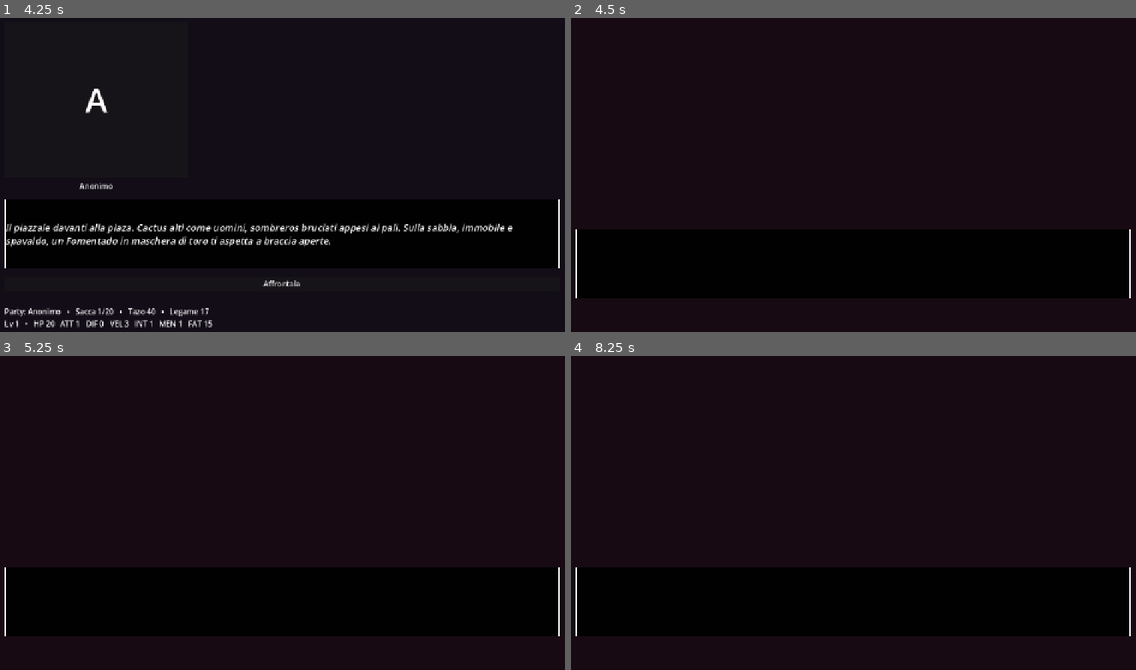
Above: before the commit, frames 1-4 (two rows, left to right).
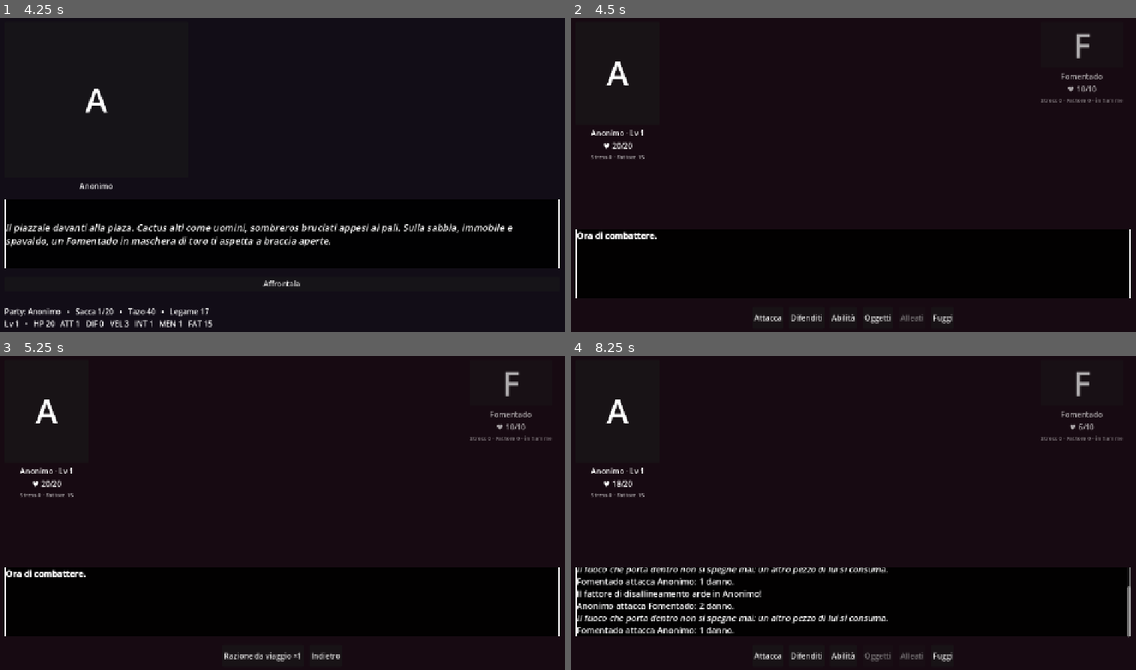
Above: after the commit, the same moments.

Repository: Rio-Chico-Devs/Carnivalz
Game: Godot game, scene res://scenes/Main.tscn
Same seed, same stepped clock (60 frames per second), same inputs: the game is played once before the commit and once after it. This scene is started directly instead of the project's main scene.
Inputs (mouse positions are in pixels of both pictures, inside the frame that each line leads up to):
- Up to frame 1 (4.25 s): click "Taglia per le dune" at 0.5 s; click "Fruga tra i resti" at 1.25 s; click "▸ Continua" at 2 s; click "▸ Continua" at 2.75 s; click "Spegnile a una a una, e respi…" at 3.5 s
- Up to frame 2 (4.5 s): click "Affrontala" at 4.25 s
- Up to frame 3 (5.25 s): click (305, 654) at 5 s, where only the run after the commit has a clickable "Oggetti"
- Up to frame 4 (8.25 s): click (836, 654) at 5.75 s, where only the run after the commit has a clickable "Razione da viaggio ×1"; tap Enter at 6.5 s; move the mouse to (983, 497) at 6.52 s; click (983, 497) at 6.67 s; click (768, 654) at 7.25 s, where only the run after the commit has a clickable "Attacca"; tap Space at 8 s; move the mouse to (734, 528) at 8.02 s; click (734, 528) at 8.17 s

Frame 1 is identical in both runs. In frame 2, 1.4% of the frame differs, in the area x 1-98%, y 4-98%; in frame 3, 1.3%; in frame 4, 4.3%, in the area x 1-100%, y 4-98%.
Error before the commit: Parse Error: Cannot infer the type of "richiesto" variable because the value doesn't have a set type. (res://scripts/Combattimento.gd:529)

Commit message:
Fix parse error: il tipo di "richiesto" non si poteva inferire
Confronto con una chiave di Dictionary (Variant), quindi il risultato non
era tipizzabile: dichiarato esplicitamente bool e id convertito a String.

Co-Authored-By: Claude Sonnet 5 <noreply@anthropic.com>
Claude-Session: https://claude.ai/code/session_01AE7uzpDH1Lo1PHb29aXJxZ

Diff:
--- a/scripts/Combattimento.gd
+++ b/scripts/Combattimento.gd
@@ -526,7 +526,7 @@
 	var solo_questo := String(passo.get("oggetto", "")) if not passo.is_empty() else ""
 	for id_oggetto in conteggio:
 		var nome: String = GameState.dati_oggetto(id_oggetto).get("nome", id_oggetto)
-		var richiesto := solo_questo != "" and id_oggetto == solo_questo
+		var richiesto: bool = solo_questo != "" and String(id_oggetto) == solo_questo
 		bottone_azione("%s ×%d" % [nome, conteggio[id_oggetto]],
 				_scegli.bind({"tipo": "oggetto", "id": id_oggetto}),
 				solo_questo != "" and not richiesto, richiesto)
